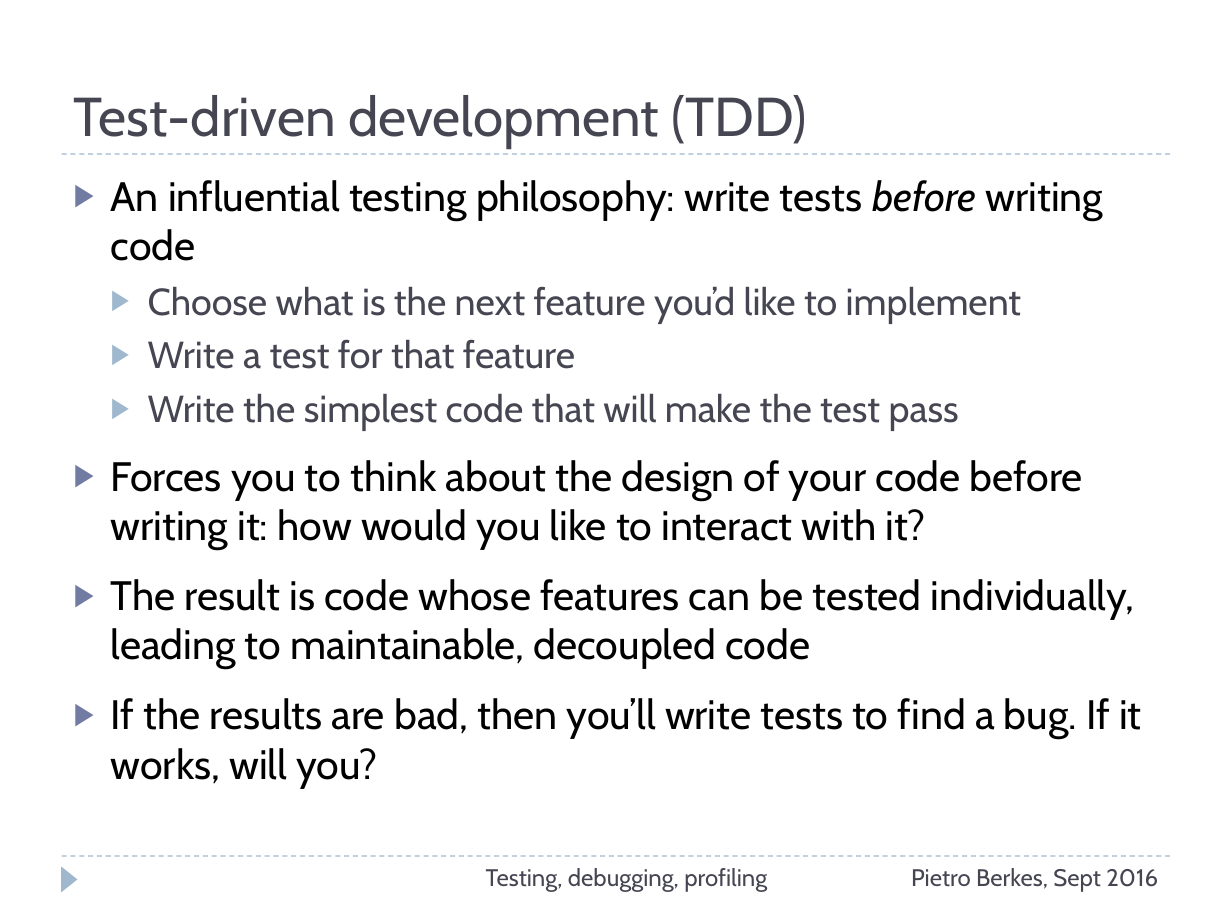
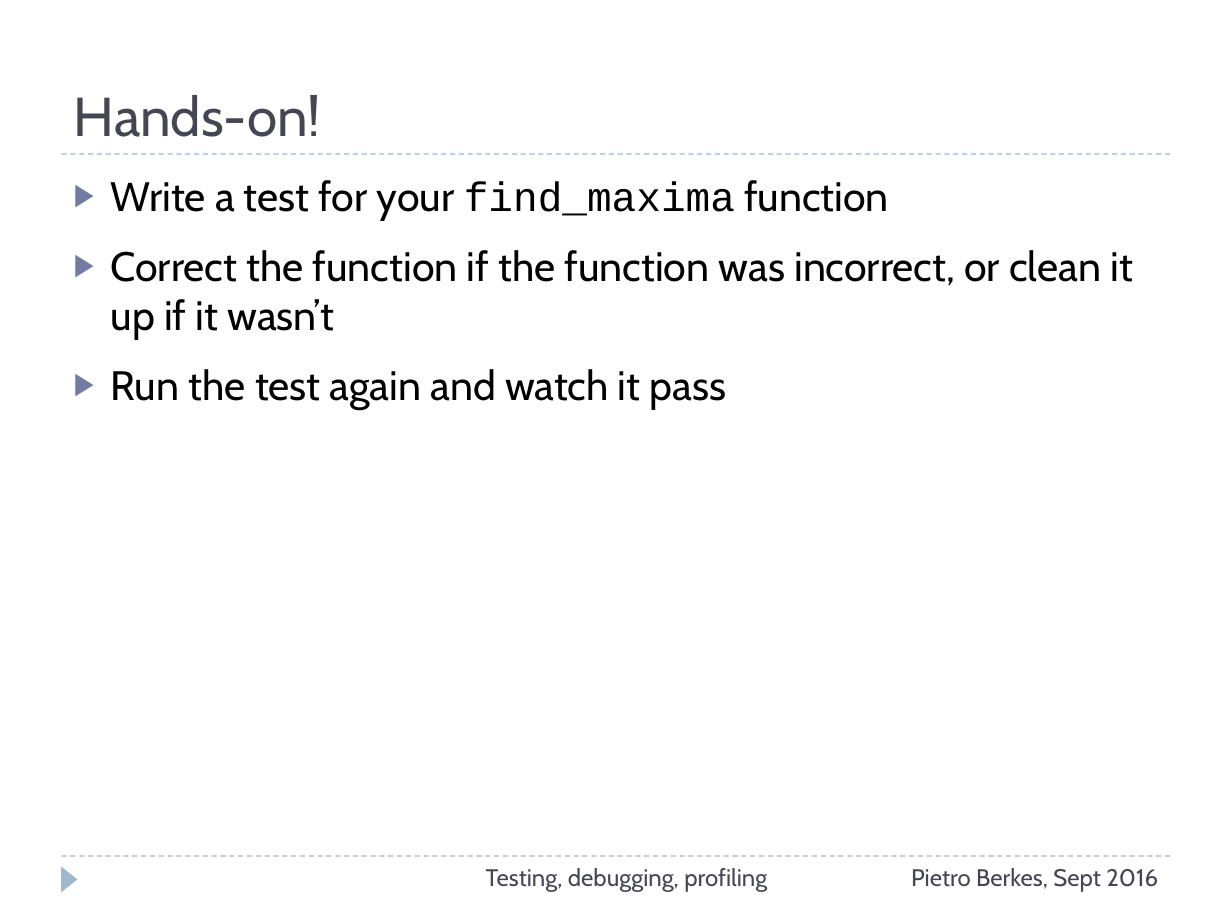
Before and after one commit to ASPP/testing_debugging_profiling, a slide deck: slide 45 of testing-debugging-profiling.pptx (slide 49 before the commit). Drawn at 1232x924 pixels with LibreOffice and Linux fonts; fonts in the diff are those of the drawing. Boxes give left, top, right and bottom in pixels: in the first picture for what was removed or moved away, otherwise in the second. Text is boxed around its words. In the diff, an @@ line names an element or a change of style, - is before the commit and + after.

Commit message:
Final version of the slides?

```diff
--- a/testing-debugging-profiling.pptx
+++ b/testing-debugging-profiling.pptx
@@ title at (x1=74, y1=95, x2=321, y2=137): text changed @@
-Test-driven development (TDD)
+Hands-on!
@@ text at (x1=111, y1=180, x2=1133, y2=410): text changed @@
-▶ An influential testing philosophy: write tests before writing code
-  ▶ Choose what is the next feature you’d like to implement
-  ▶ Write a test for that feature
-  ▶ Write the simplest code that will make the test pass
-▶ Forces you to think about the design of your code before writing it: how would you like to interact with it?
-▶ The result is code whose features can be tested individually, leading to maintainable, decoupled code
-▶ If the results are bad, then you’ll write tests to find a bug. If it works, will you?
+▶ Write a test for your find_maxima function
+▶ Correct the function if the function was incorrect, or clean it up if it wasn’t
+▶ Run the test again and watch it pass
```
Also in this commit, not shown: 26 other slides changed, 2 slides added, 5 slides removed.
